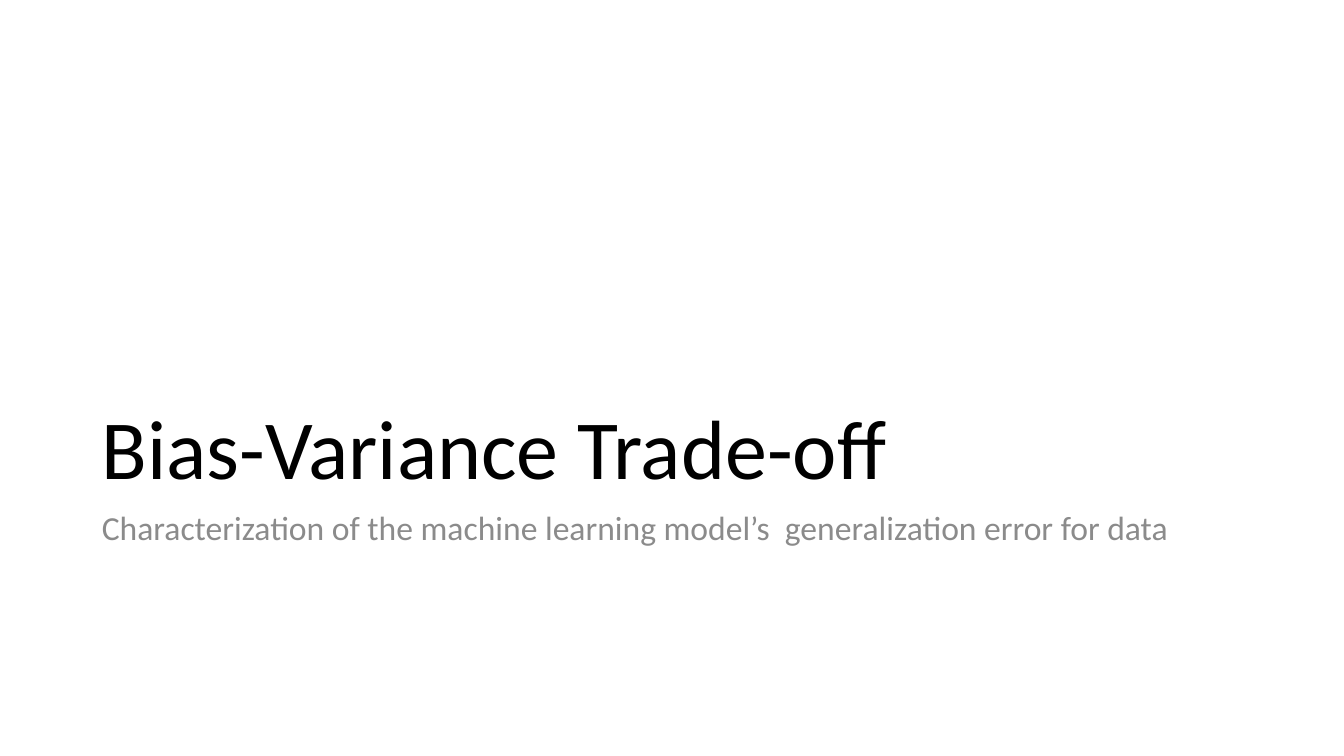
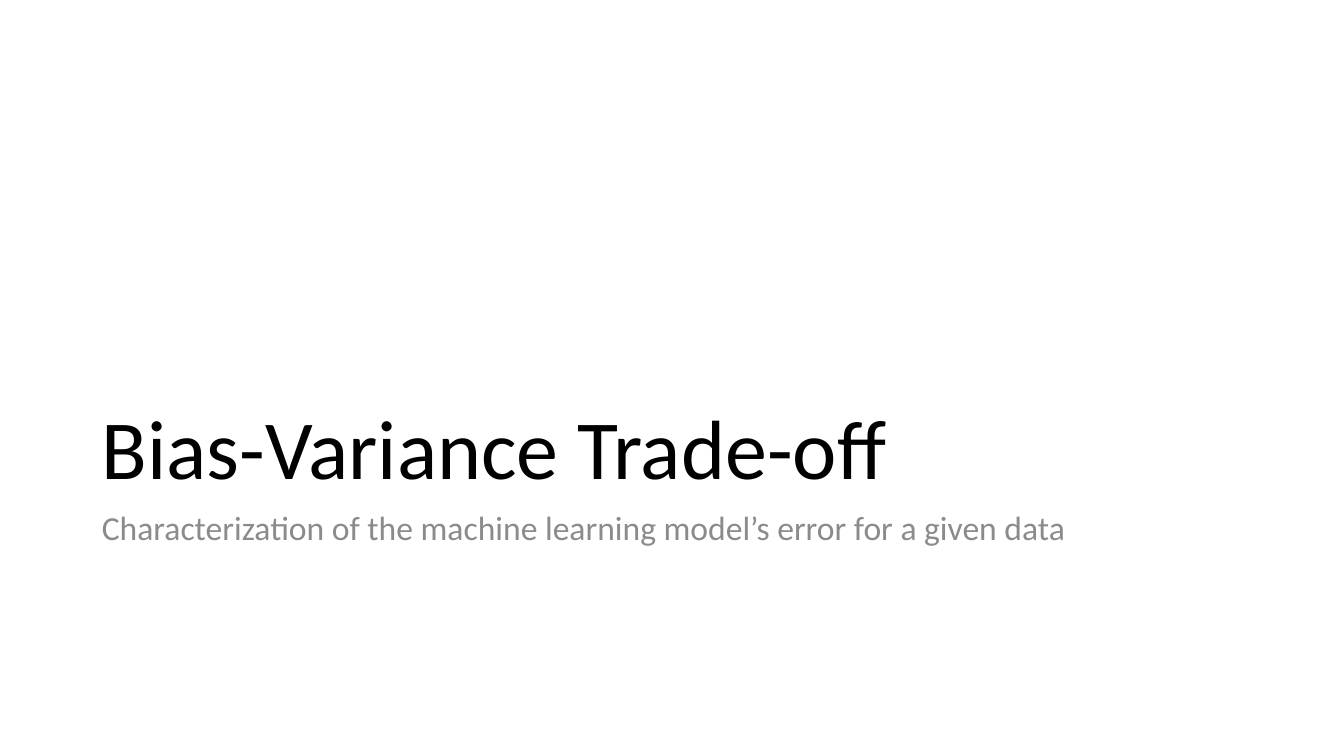
Before and after one commit to meenakshsundaram/AIML, a slide deck: slide 5 of DecisionTrees/DecisionTrees.pptx (slide 40 before the commit). Drawn at 1344x756 pixels with LibreOffice and Linux fonts; fonts in the diff are those of the drawing. Boxes give left, top, right and bottom in pixels: in the first picture for what was removed or moved away, otherwise in the second. Text is boxed around its words. In the diff, an @@ line names an element or a change of style, - is before the commit and + after.

Commit message:
Added a Bias Description for 0-1 Loss and corrected the presentation

```diff
--- a/DecisionTrees/DecisionTrees.pptx
+++ b/DecisionTrees/DecisionTrees.pptx
@@ text at <box>102,516,1064,546</box>: text changed @@
-Characterization of the machine learning model’s generalization error for data
+Characterization of the machine learning model’s error for a given data
```
Also in this commit, not shown: 1 other slide changed, 1 slide added, 2 slides removed, 1 other file.
